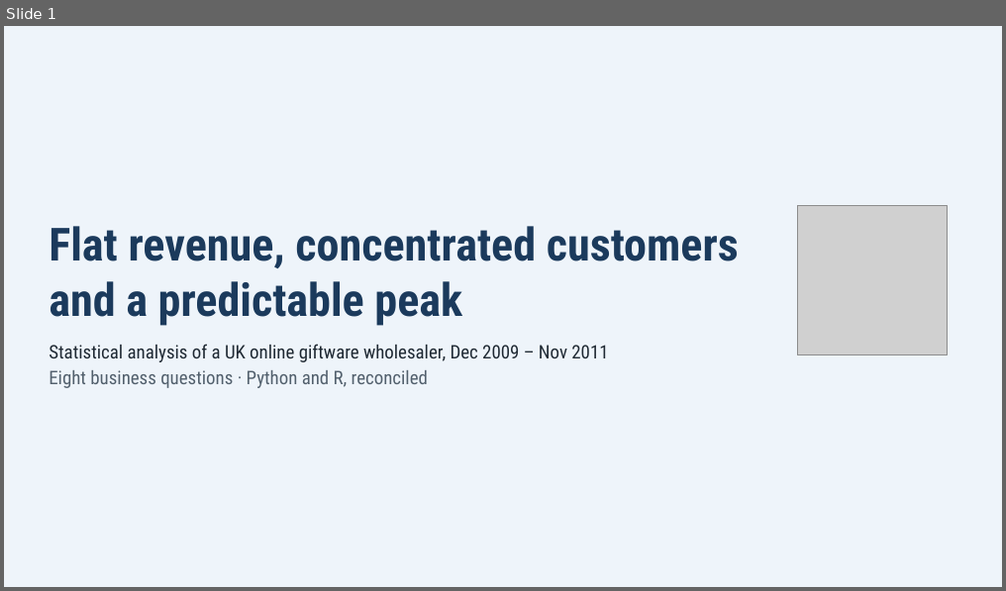
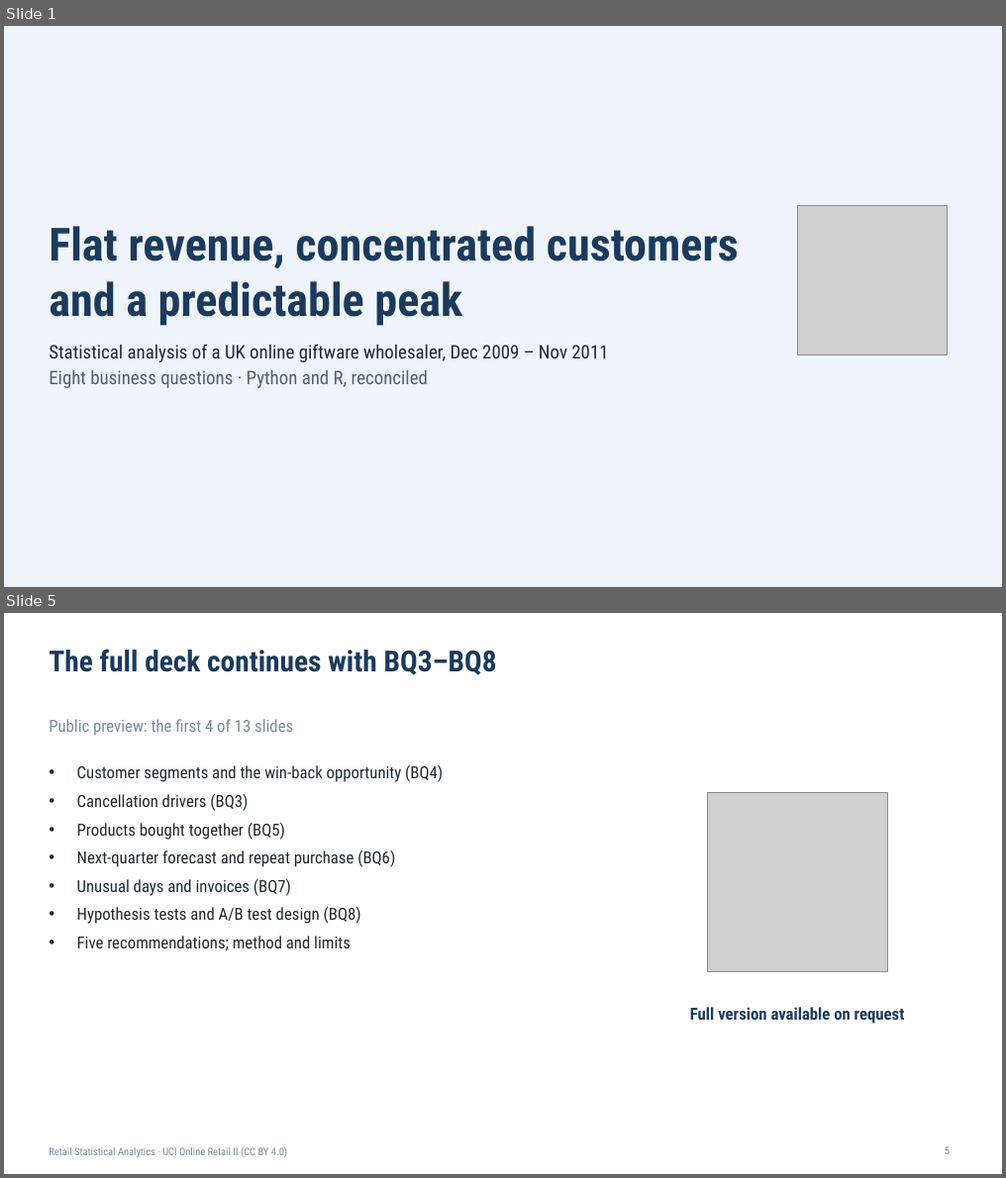
Before and after one commit to dbsaragih/retail-statistical-analytics, a slide deck: reports/deliverables/retail_analytics_findings__.pptx. Shown one above the other, each under a label of ours: slide 1 before the commit, slides 1 and 5 after it; the slides between them are not shown. The pictures are 1006x591 and 1006x1178 pixels, drawn with LibreOffice and Linux fonts; fonts in the diff are those of the drawing; grey boxes stand for pictures. Boxes give left, top, right and bottom in pixels: in the first picture for what was removed or moved away, otherwise in the second. Text is boxed around its words. In the diff, an @@ line names an element or a change of style, - is before the commit and + after.

Commit message:
Stage 18: public previews of workbook and deck; full versions kept private

```diff
--- a/reports/deliverables/retail_analytics_findings__.pptx
+++ b/reports/deliverables/retail_analytics_findings__.pptx
@@ slide 5 added at box(4, 613, 1002, 1174), background #FFFFFF @@
@@ title added at box(49, 649, 497, 675), 28 pt, text #1B3A5C, bold @@
+The full deck continues with BQ3–BQ8
@@ text added at box(49, 719, 293, 736), 16 pt, text #7A8B99 @@
+Public preview: the first 4 of 13 slides
@@ text added at box(77, 765, 443, 952), 16 pt, text #1F2933 @@
+• Customer segments and the win-back opportunity (BQ4)
+• Cancellation drivers (BQ3)
+• Products bought together (BQ5)
+• Next-quarter forecast and repeat purchase (BQ6)
+• Unusual days and invoices (BQ7)
+• Hypothesis tests and A/B test design (BQ8)
+• Five recommendations; method and limits
@@ picture added at box(708, 792, 887, 972) @@
@@ text added at box(690, 1007, 905, 1024), 16 pt, text #1B3A5C, bold @@
+Full version available on request
@@ page number added at box(944, 1147, 949, 1155), 10 pt, text #7A8B99 @@
+5
@@ text added at box(49, 1148, 287, 1157), 10 pt, text #7A8B99 @@
+Retail Statistical Analytics · UCI Online Retail II (CC BY 4.0)
```
Also in this commit, not shown: 3 slides changed, 4 other files.
